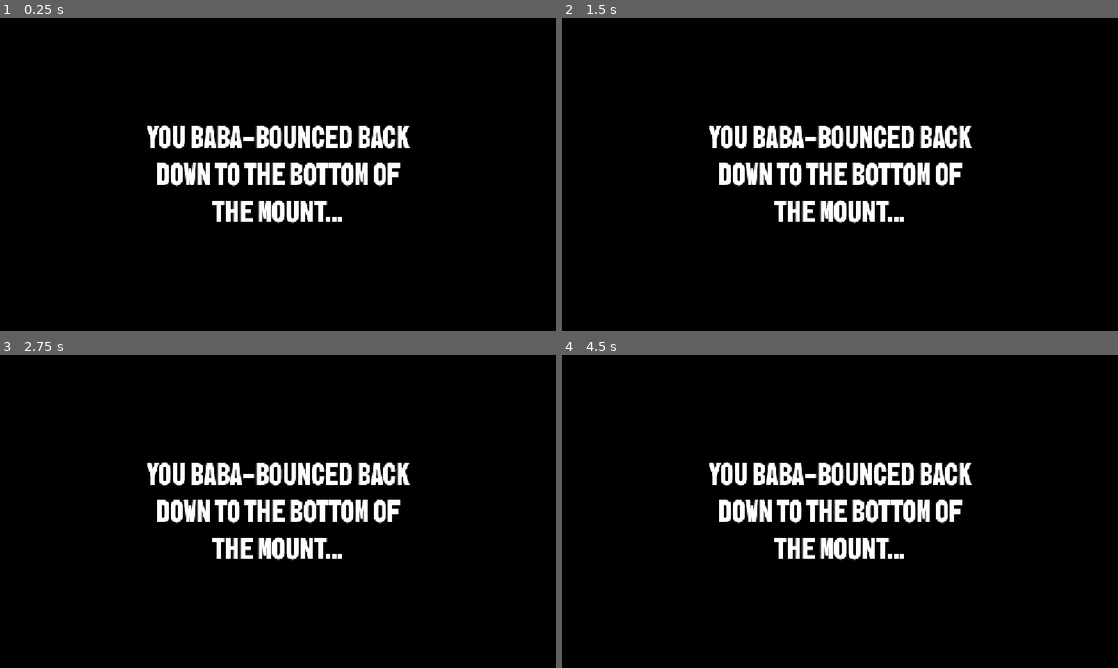
Above: before the commit, frames 1-4 (two rows, left to right).
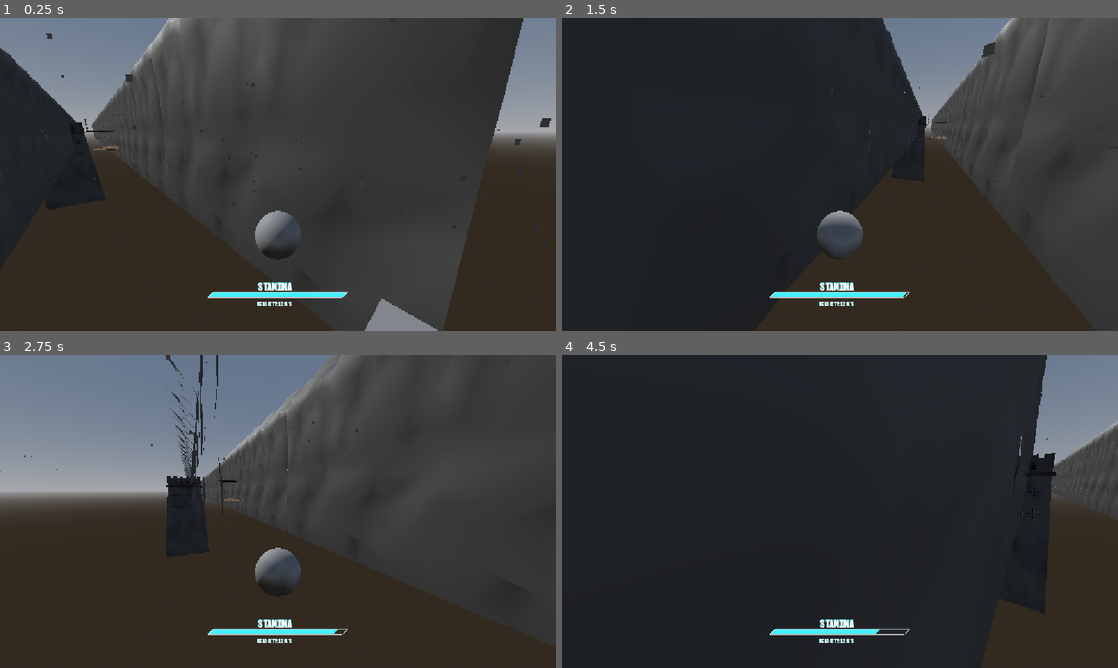
Above: after the commit, the same moments.

Repository: PortalGolem/havenIE2026GameJam
Game: Godot game, scene res://Scenes/Main.tscn
Same seed, same stepped clock (60 frames per second), same inputs: the game is played once before the commit and once after it.
Inputs (mouse positions are in pixels of both pictures, inside the frame that each line leads up to):
- Up to frame 1 (0.25 s): no input
- Up to frame 2 (1.5 s): move the mouse to (867, 174) at 0.52 s; press the mouse at (867, 174) at 0.53 s; hold W (Forward) from 0.53 s (still down); tap Space (Jump) at 0.77 s; move the mouse to (812, 174) at 1.27 s; release the mouse at (812, 174) at 1.28 s; tap Shift (Dash) at 1.35 s
- Up to frame 3 (2.75 s): keep holding W (Forward); tap Space (Jump) at 1.52 s; move the mouse to (289, 505) at 2.02 s; press the mouse at (289, 505) at 2.03 s
- Up to frame 4 (4.5 s): keep holding W (Forward); move the mouse to (834, 517) at 2.77 s; release the mouse at (834, 517) at 2.78 s; tap Shift (Dash) at 2.85, 4.35 s; tap Space (Jump) at 3.02, 3.77 s; move the mouse to (878, 514) at 3.52 s; press the mouse at (878, 514) at 3.53 s; move the mouse to (795, 508) at 4.27 s; release the mouse at (795, 508) at 4.28 s

The runs differ from the first frame. In frame 1, 100% of the frame differs, in the area x 0-100%, y 0-100%; in frame 2, 100%; in frame 3, 100%; in frame 4, 100%.

Commit message:
fixed big screen

Diff:
--- a/Player/player.tscn
+++ b/Player/player.tscn
@@ -53,13 +53,14 @@
 
 [node name="GPUParticles3D" parent="." unique_id=202149827 instance=ExtResource("3_btcbx")]
 transform = Transform3D(1, 0, 0, 0, 1, 0, 0, 0, 1, 10.188319, 7.9178877, -21.797134)
-draw_pass_1 = SubResource("QuadMesh_k53q1")
+draw_pass_1 = SubResource("QuadMesh_gwnis")
 
 [node name="GPUParticles3D" parent="GPUParticles3D" unique_id=1645496788 instance=ExtResource("3_btcbx")]
 transform = Transform3D(1, 0, 0, 0, 1, 0, 0, 0, 1, 0.0007638931, 0.002453804, -70.15349)
-draw_pass_1 = SubResource("QuadMesh_fhl08")
+draw_pass_1 = SubResource("QuadMesh_k53q1")
 
 [node name="DeathScreen" parent="." unique_id=371659971 instance=ExtResource("4_gwnis")]
+modulate = Color(1, 1, 1, 0)
 
 [connection signal="body_entered" from="WallCollider" to="." method="_playerEnterWallCollider"]
 [connection signal="body_entered" from="FloorCollider" to="." method="_playerEnterFloorCollider"]
Not shown: 1 places in Player/player.tscn that only renumber resources
